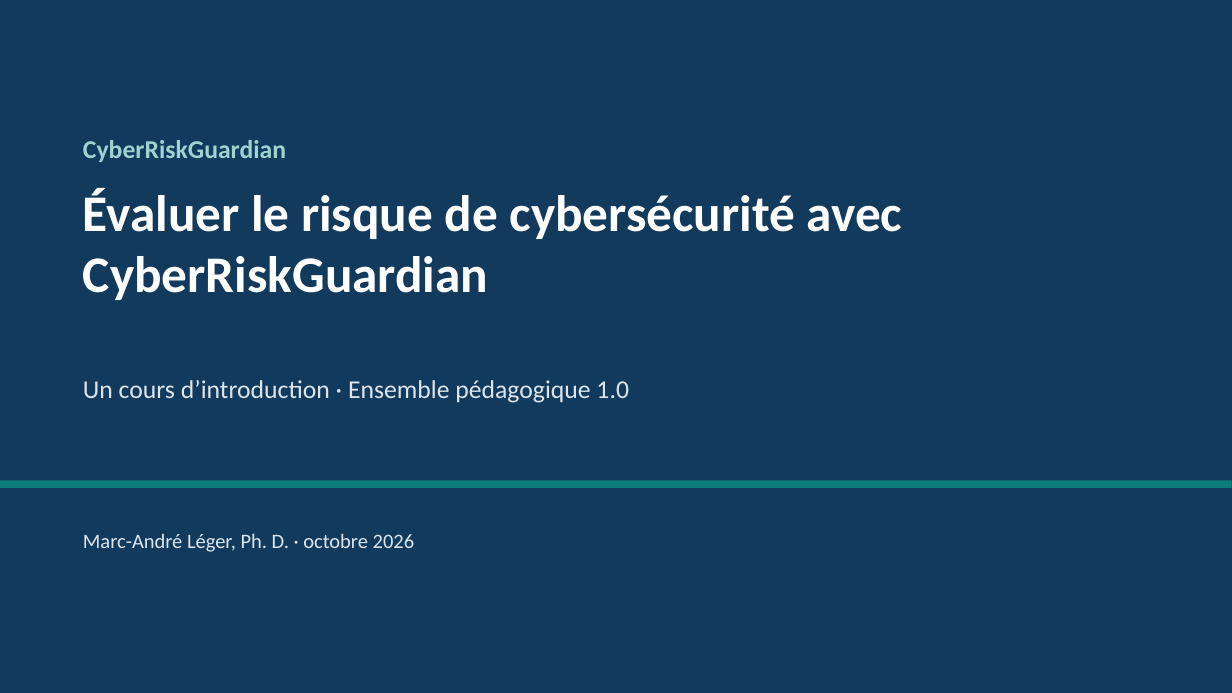
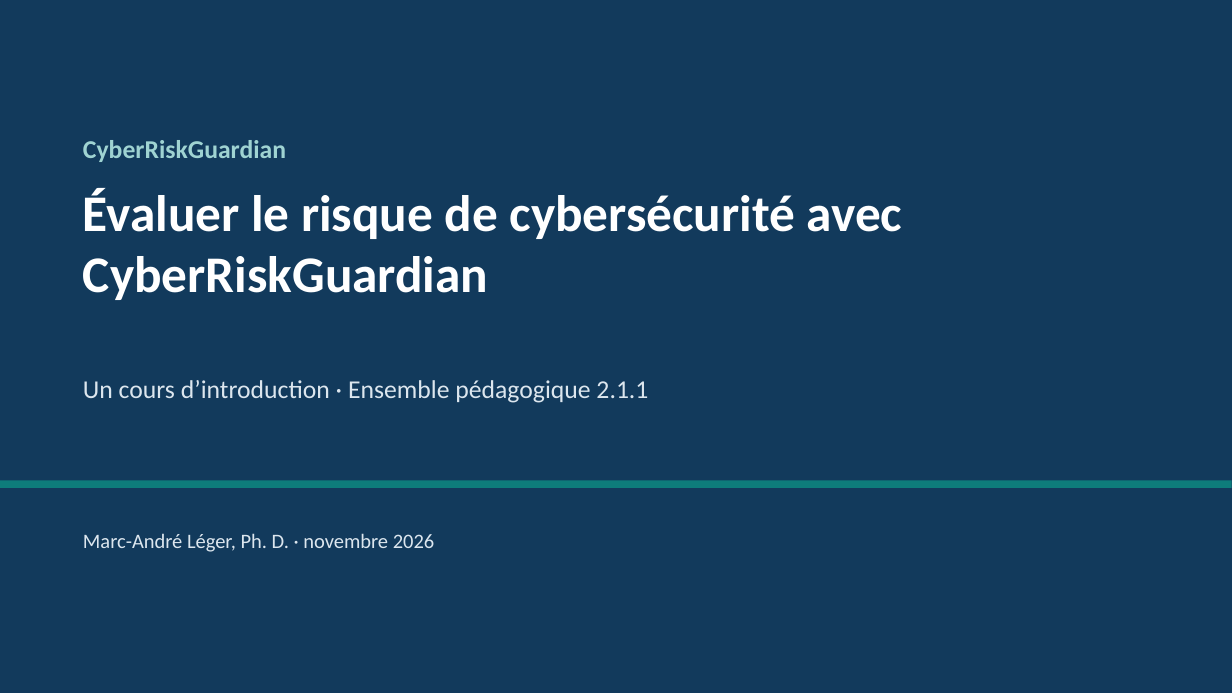
Before and after one commit to ITriskMgr/CyberRiskGuardian, a slide deck: slide 1 of education/slides/CRG_Intro_Deck_FR.pptx. Drawn at 1232x693 pixels with LibreOffice and Linux fonts; fonts in the diff are those of the drawing. Boxes give left, top, right and bottom in pixels: in the first picture for what was removed or moved away, otherwise in the second. Text is boxed around its words. In the diff, an @@ line names an element or a change of style, - is before the commit and + after.

```diff
--- a/education/slides/CRG_Intro_Deck_FR.pptx
+++ b/education/slides/CRG_Intro_Deck_FR.pptx
@@ text at box(83, 380, 648, 403): text changed @@
-Un cours d’introduction · Ensemble pédagogique 1.0
+Un cours d’introduction · Ensemble pédagogique 2.1.1
@@ text at box(83, 533, 434, 552): text changed @@
-Marc-André Léger, Ph. D. · octobre 2026
+Marc-André Léger, Ph. D. · novembre 2026
```
Also in this commit, not shown: 15 other slides changed, 3 slides added, 29 other files.
